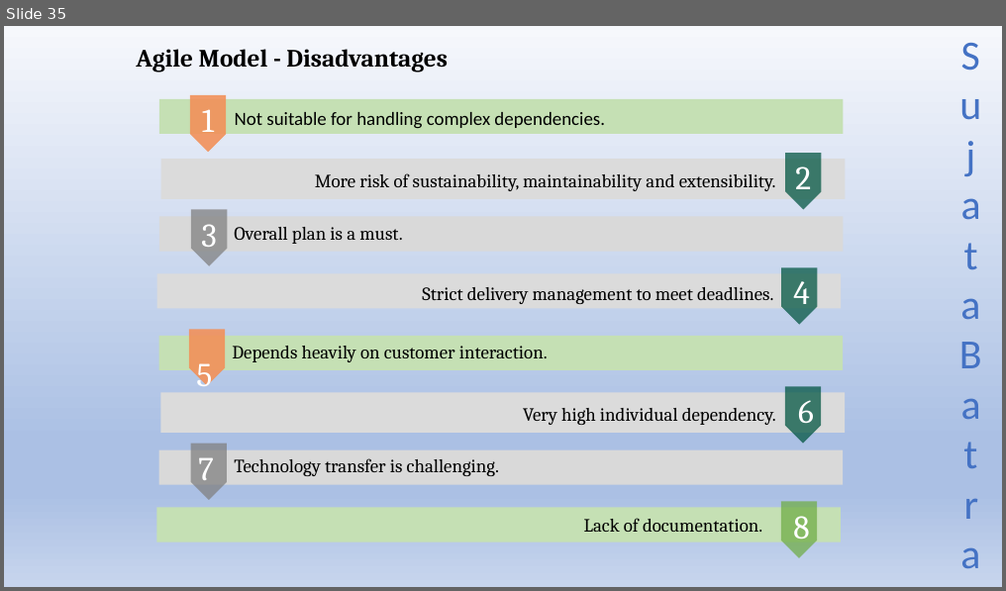
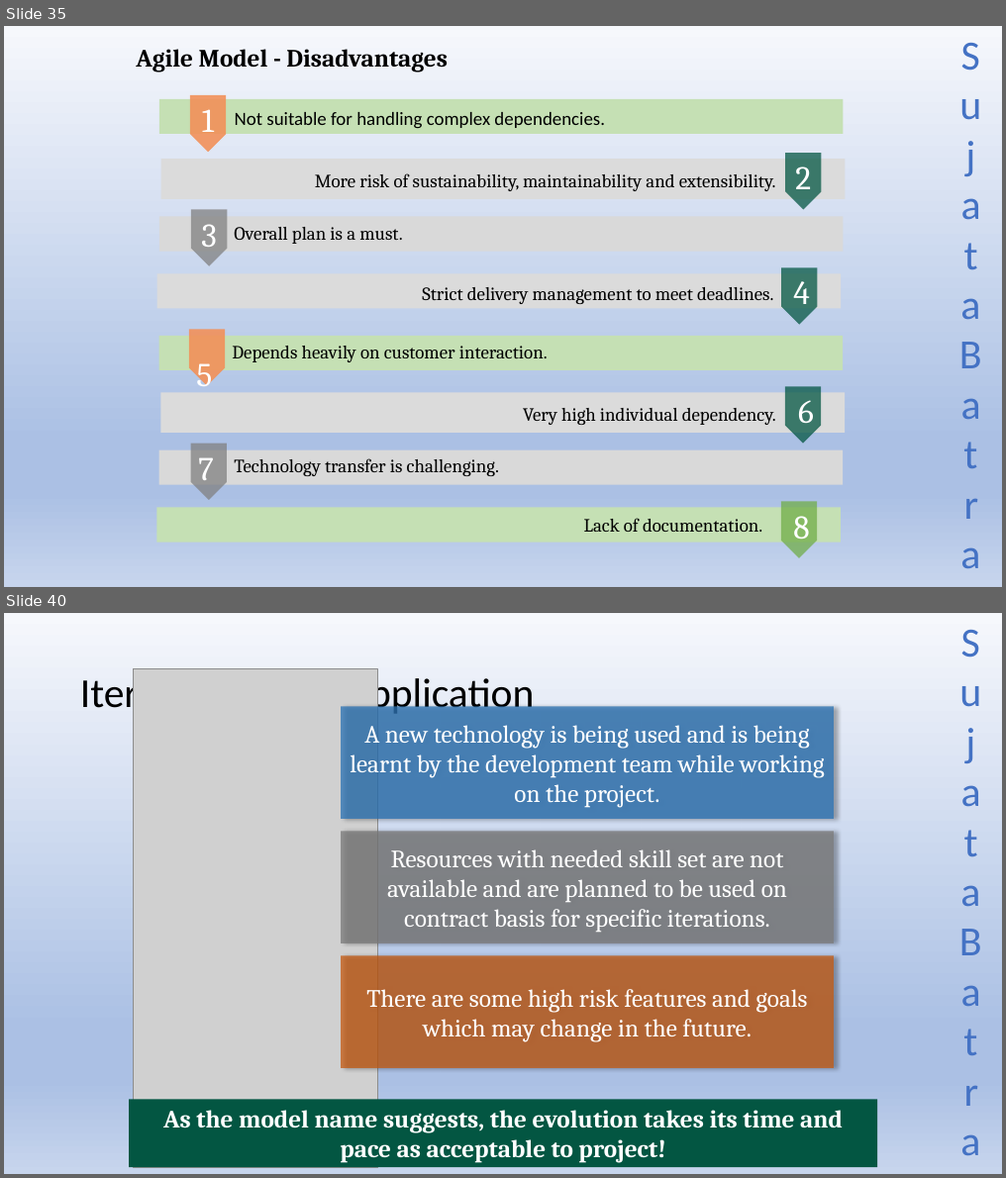
Before and after one commit to Sujatabatra/SapientNov2021QABatch, a slide deck: QA/QA Study Material.pptx. Shown one above the other, each under a label of ours: slide 35 before the commit, slides 35 and 40 after it; the slides between them are not shown. The pictures are 1006x591 and 1006x1178 pixels, drawn with LibreOffice and Linux fonts; fonts in the diff are those of the drawing; grey boxes stand for pictures. Boxes give left, top, right and bottom in pixels: in the first picture for what was removed or moved away, otherwise in the second. Text is boxed around its words. In the diff, an @@ line names an element or a change of style, - is before the commit and + after.

```diff
--- a/QA/QA Study Material.pptx
+++ b/QA/QA Study Material.pptx
@@ slide 40 added at <box>4,613,1002,1174</box>, background gradient #F6F8FC to #ABC0E4 to #C7D5ED; not listed: 1 template element that a slide beside it also shows @@
@@ title added at <box>80,668,534,719</box>, 39.6 pt, text #000000 @@
+Iterative Model Application
@@ picture added at <box>133,669,377,1168</box> @@
@@ rectangle added at <box>341,707,834,819</box>, fill #2E75B6 at 77% opacity, 24 pt, text #FFFFFF @@
+A new technology is being used and is being learnt by the development team while working on the project.
@@ rectangle added at <box>341,832,834,944</box>, fill #7C7C7C at 77% opacity, 24 pt, text #FFFFFF @@
+Resources with needed skill set are not available and are planned to be used on contract basis for specific iterations.
@@ rectangle added at <box>341,956,834,1068</box>, fill #C55A11 at 75% opacity, 24 pt, text #FFFFFF @@
+There are some high risk features and goals which may change in the future.
@@ rectangle added at <box>129,1100,877,1167</box>, fill #035642, 24 pt, text #FFFFFF, bold @@
+As the model name suggests, the evolution takes its time and pace as acceptable to project!
```
Also in this commit, not shown: 25 other slides added.
